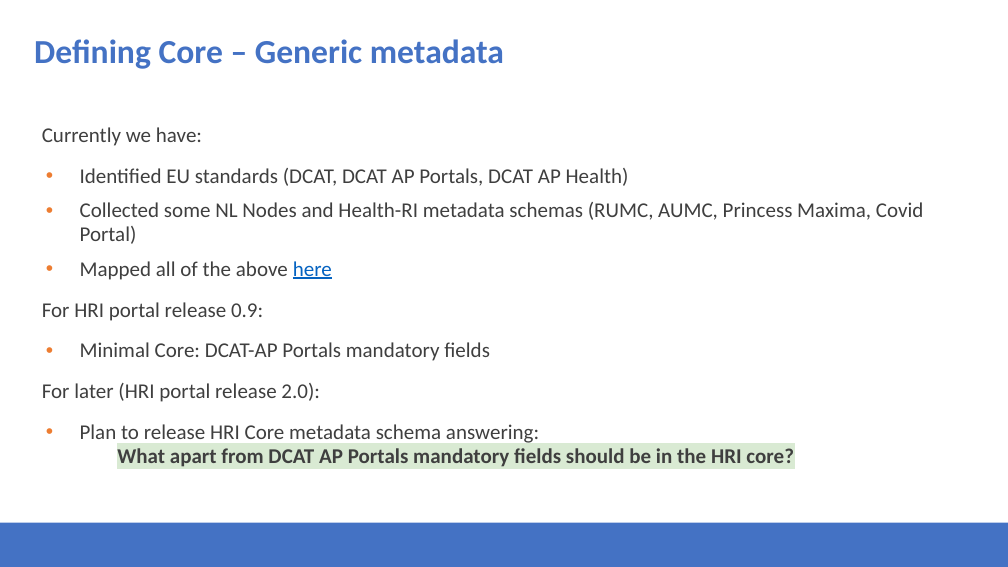
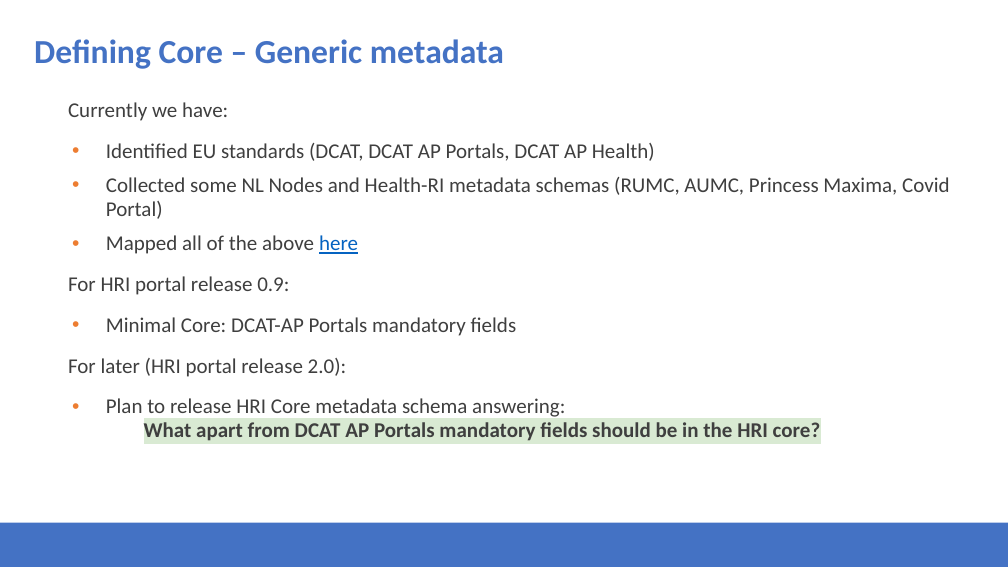
Before and after one commit to Health-RI/health-ri-metadata, a slide deck: slide 9 of Presentations/31082023HRI_Metadata_Schema_ImagingGroup_KickOff.pptx. Drawn at 1008x567 pixels with LibreOffice and Linux fonts; fonts in the diff are those of the drawing; background and template pictures are left out. Boxes give left, top, right and bottom in pixels: in the first picture for what was removed or moved away, otherwise in the second. Text is boxed around its words. In the diff, an @@ line names an element or a change of style, - is before the commit and + after.

```diff
--- a/Presentations/31082023HRI_Metadata_Schema_ImagingGroup_KickOff.pptx
+++ b/Presentations/31082023HRI_Metadata_Schema_ImagingGroup_KickOff.pptx
@@ text "Currently we have:": place and size @@
-text "Currently we have:" at (42, 127, 924, 467)
+text "Currently we have:" at (68, 102, 950, 441)
```
Also in this commit, not shown: 7 other slides changed, 1 slide removed.
